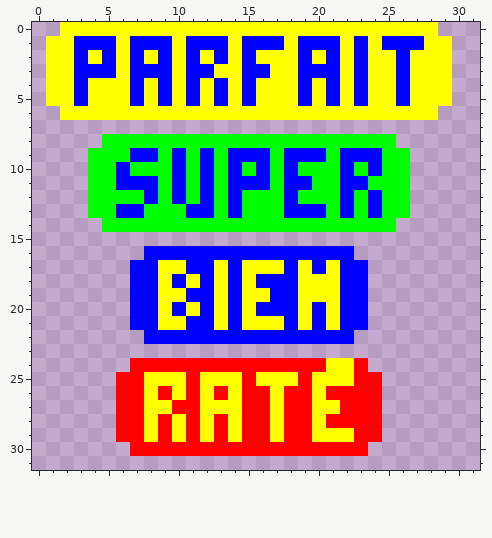
File history of a pixel-art file, Execute/Assets/Sprites/SourcesASE/ButtonsPrecisionFeedback.ase. The picture above was drawn from the file before the commit.
32x32 pixels, 1 frame.
The same view after the edit:
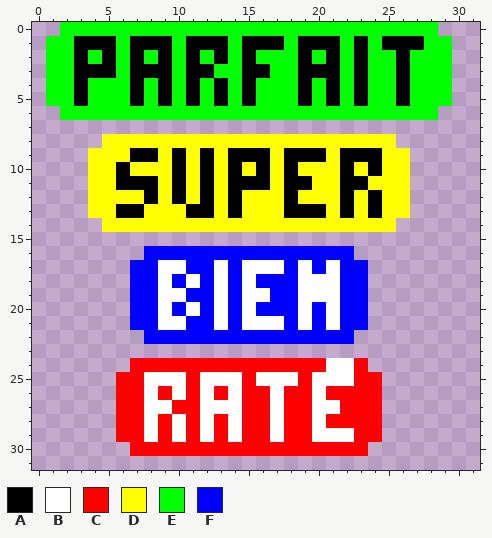
Palette (. is transparent): A #000000  B #ffffff  C #ff0000  D #ffff00  E #00ff00  F #0000ff
From the commit log: Changement des couleurs des feedbacks de score
Diff:
Changed rows in their new state; - is an unchanged pixel.
Layers "Texte", "Fond":
first column x 1:
 0 -EEEEEEEEEEEEEEEEEEEEEEEEEEE-
 1 EEAAAEAAAEAAAEAAAEAAAEAEAAAEE
 2 EEAEAEAEAEAEAEAEEEAEAEAEEAEEE
 3 EEAAAEAAAEAAEEAAEEAAAEAEEAEEE
 4 EEAEEEAEAEAEAEAEEEAEAEAEEAEEE
 5 EEAEEEAEAEAEAEAEEEAEAEAEEAEEE
 6 -EEEEEEEEEEEEEEEEEEEEEEEEEEE-
 8 ----DDDDDDDDDDDDDDDDDDDDD----
 9 ---DDDAADADADAAADAAADAAADD---
10 ---DDADDDADADADADADDDADADD---
11 ---DDAAADADADAAADAADDAADDD---
12 ---DDDDADADADADDDADDDADADD---
13 ---DDAADDDAADADDDAAADADADD---
14 ----DDDDDDDDDDDDDDDDDDDDD----
17 --------BB--B-BBB-B-B--------
18 --------B-B-B-B---BBB--------
19 --------BB--B-BB--BBB--------
20 --------B-B-B-B---B-B--------
21 --------BB--B-BBB-B-B--------
24 --------------------BB-------
25 -------BBB-BBB-BBB-BBB-------
26 -------B-B-B-B--B--B---------
27 -------BB--BBB--B--BB--------
28 -------B-B-B-B--B--B---------
29 -------B-B-B-B--B--BBB-------
Boxes around the changes in both pictures, in picture pixels (x1, y1, x2, y2):
changed: (46, 22, 452, 442)
